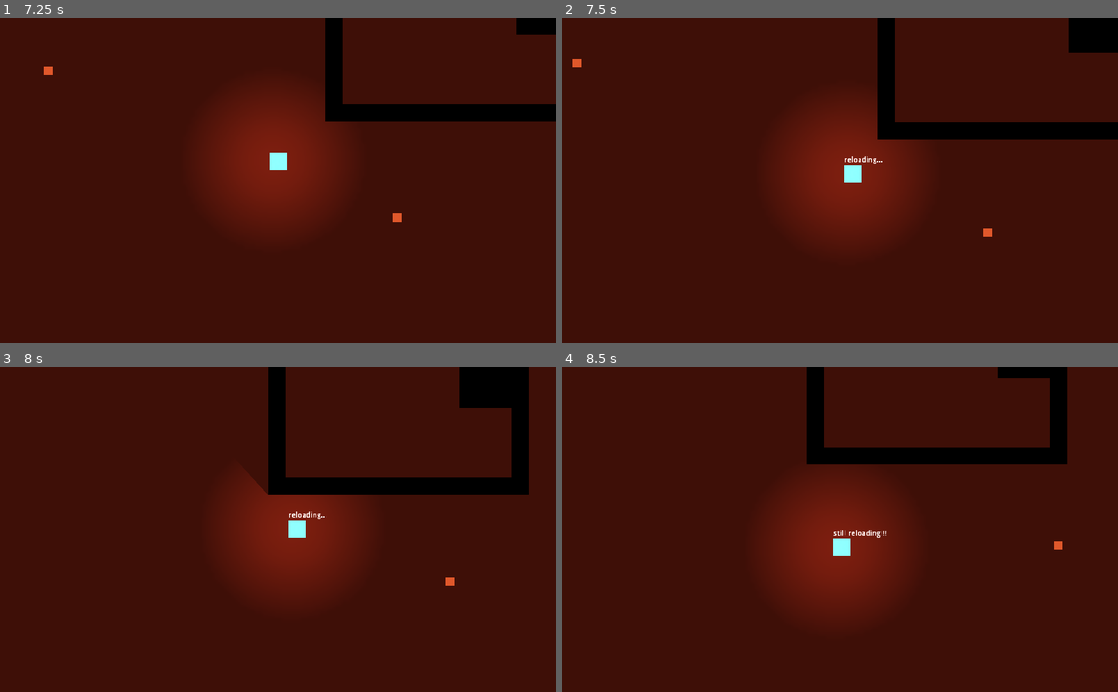
Above: before the commit, frames 1-4 (two rows, left to right).
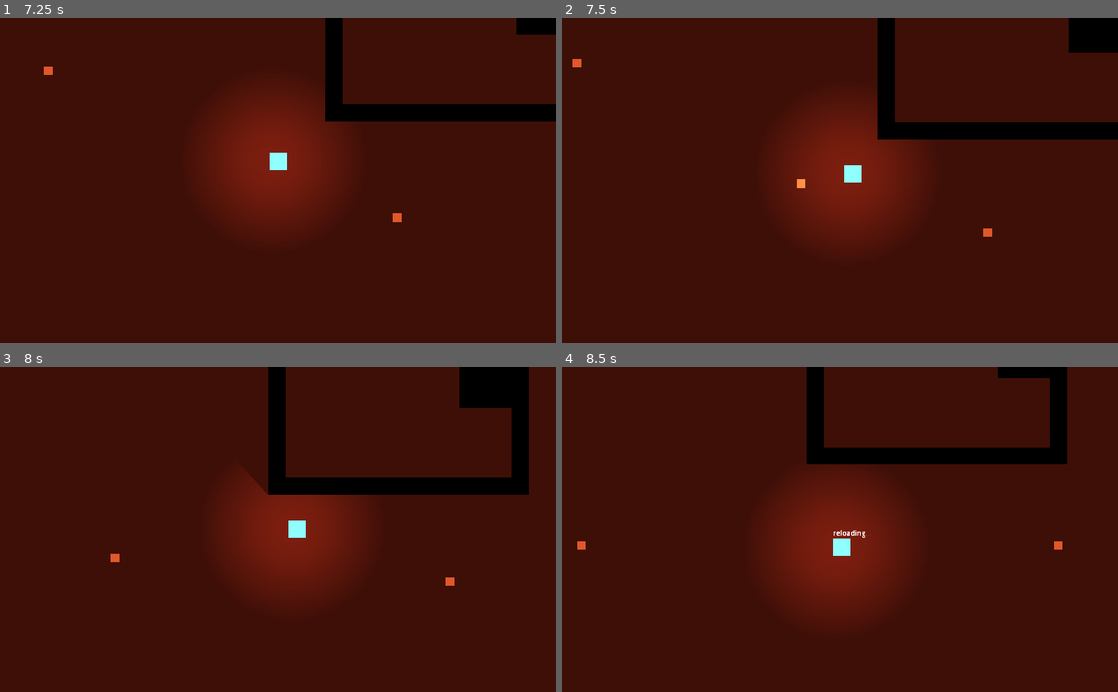
Above: after the commit, the same moments.

Repository: quiet-night-studio/redemption
Game: Godot game, scene res://scenes/Level.tscn
Two runs of this game, one before a commit and one after it. Both use one fixed random seed, a clock stepped at 60 frames per second and the inputs below.
Inputs (mouse positions are in pixels of both pictures, inside the frame that each line leads up to):
- Up to frame 1 (7.25 s): tap Enter at 0.5 s; move the mouse to (400, 164) at 0.52 s; hold Right (ui_right) 0.53-1.28 s; click (400, 164) at 0.6 s; move the mouse to (166, 196) at 1.27 s; hold Down (ui_down) 1.28-2.03 s; click (166, 196) at 1.35 s; move the mouse to (333, 109) at 2.02 s; hold Right (ui_right) 2.03-2.78 s; click (333, 109) at 2.1 s; move the mouse to (250, 245) at 2.77 s; hold Up (ui_up) 2.78-3.53 s; click (250, 245) at 2.85 s; move the mouse to (444, 229) at 3.52 s; hold Left (ui_left) 3.53-5.03 s; click (444, 229) at 3.6 s; move the mouse to (111, 131) at 4.27 s; click (111, 131) at 4.35 s; move the mouse to (305, 180) at 5.02 s; hold Down (ui_down) 5.03-5.78 s; click (305, 180) at 5.1 s; move the mouse to (194, 99) at 5.77 s; hold Right (ui_right) 5.78-6.53 s; click (194, 99) at 5.85 s; move the mouse to (400, 164) at 6.52 s; hold Up (ui_up) from 6.53 s (still down); click (400, 164) at 6.6 s
- Up to frame 2 (7.5 s): move the mouse to (728, 196) at 7.27 s; release Up (ui_up) at 7.28 s; hold Right (ui_right) from 7.28 s (still down); click (728, 196) at 7.35 s
- Up to frame 3 (8 s): keep holding Right (ui_right)
- Up to frame 4 (8.5 s): move the mouse to (895, 458) at 8.02 s; release Right (ui_right) at 8.03 s; hold Down (ui_down) from 8.03 s (still down); click (895, 458) at 8.1 s

Frame 1 is identical in both runs. In frame 2, 0.1% of the frame differs, in the area x 42-58%, y 42-53%; in frame 3, 0.1%; in frame 4, 0.1%, in the area x 2-59%, y 50-57%.

Commit message:
fix bullet counting before reloading

Diff:
--- a/scripts/Player.gd
+++ b/scripts/Player.gd
@@ -53,7 +53,7 @@
 			return
 
 		current_bullets += 1
-		if current_bullets >= magazine_size:
+		if current_bullets > magazine_size:
 			info_label.text = "reloading..."
 			current_bullets = 0
 			current_state = State.RELOADING
